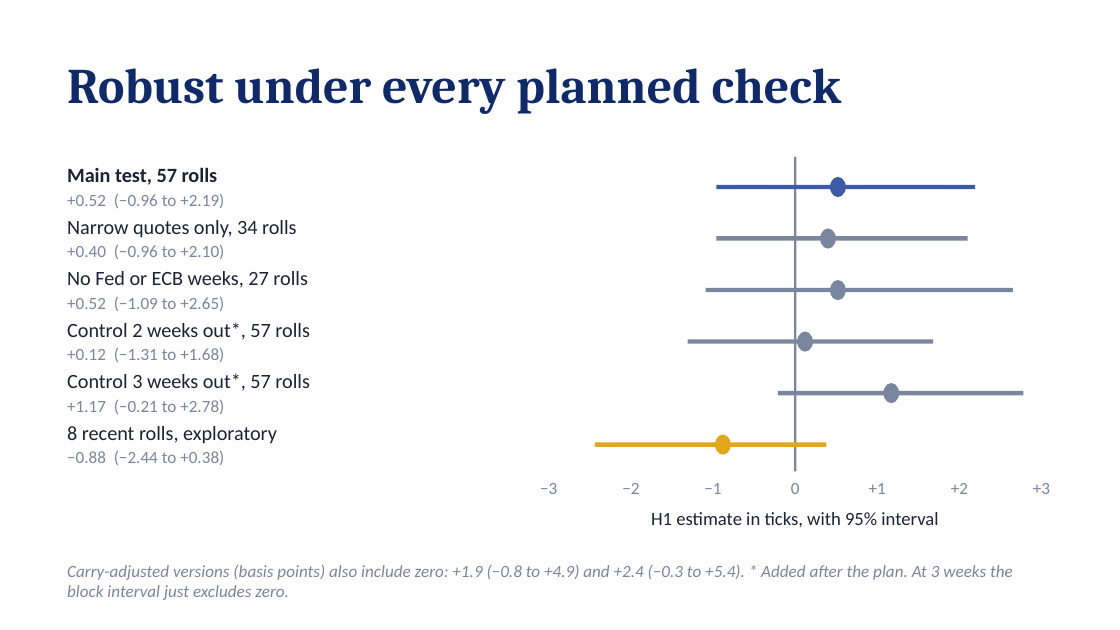
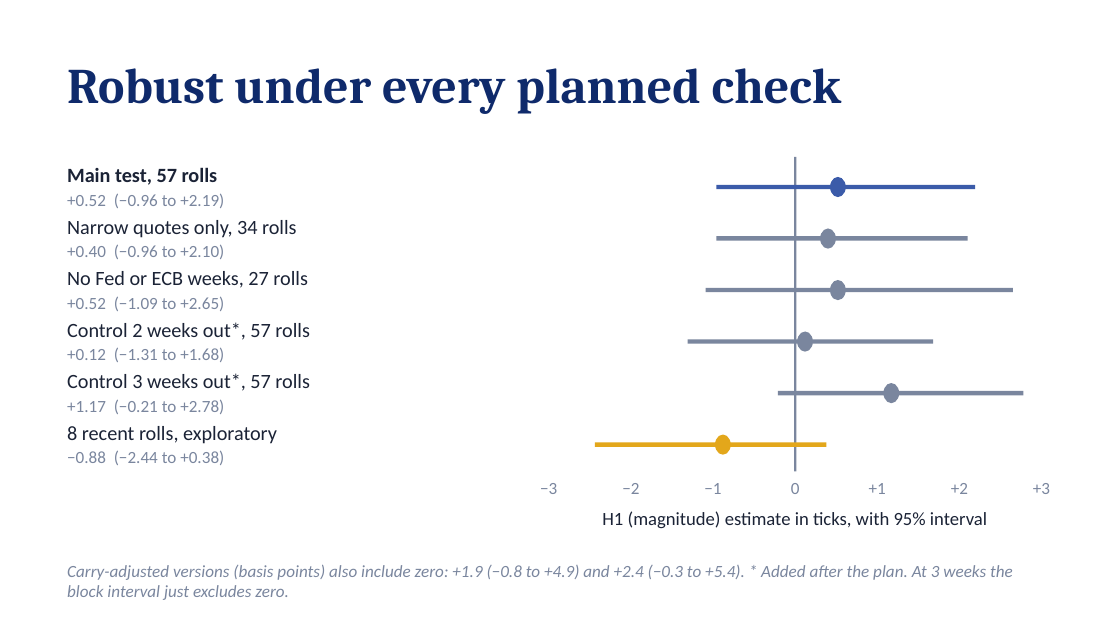
Before and after one commit to chris-mulligan-50/futures-project, a slide deck: slide 7 of docs/project_slides.pptx. Drawn at 1120x630 pixels with LibreOffice and Linux fonts; fonts in the diff are those of the drawing. Boxes give left, top, right and bottom in pixels: in the first picture for what was removed or moved away, otherwise in the second. Text is boxed around its words. In the diff, an @@ line names an element or a change of style, - is before the commit and + after.

```diff
--- a/docs/project_slides.pptx
+++ b/docs/project_slides.pptx
@@ text at (602,511,987,528): text changed @@
-H1 estimate in ticks, with 95% interval
+H1 (magnitude) estimate in ticks, with 95% interval
```
Also in this commit, not shown: 1 other slide changed.
